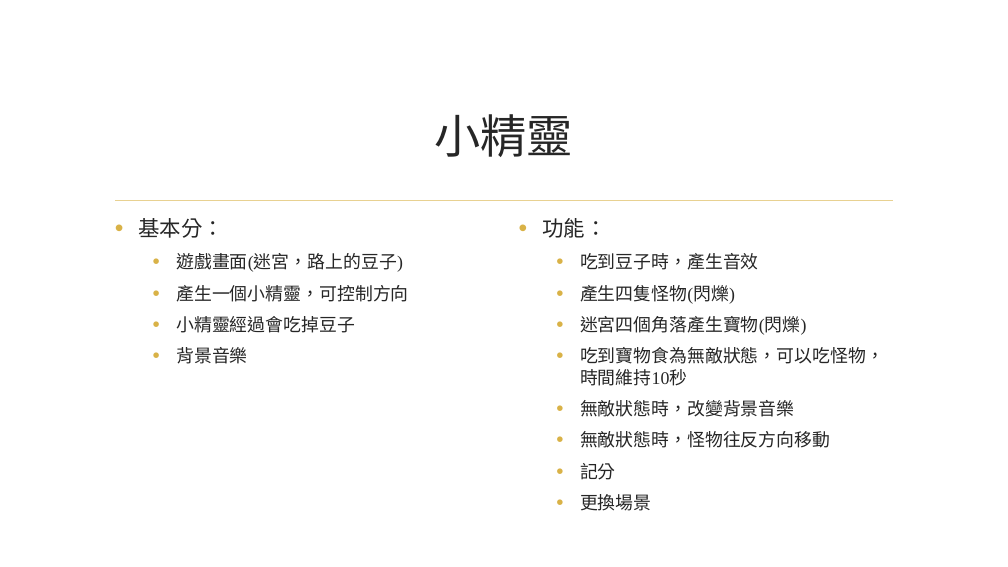
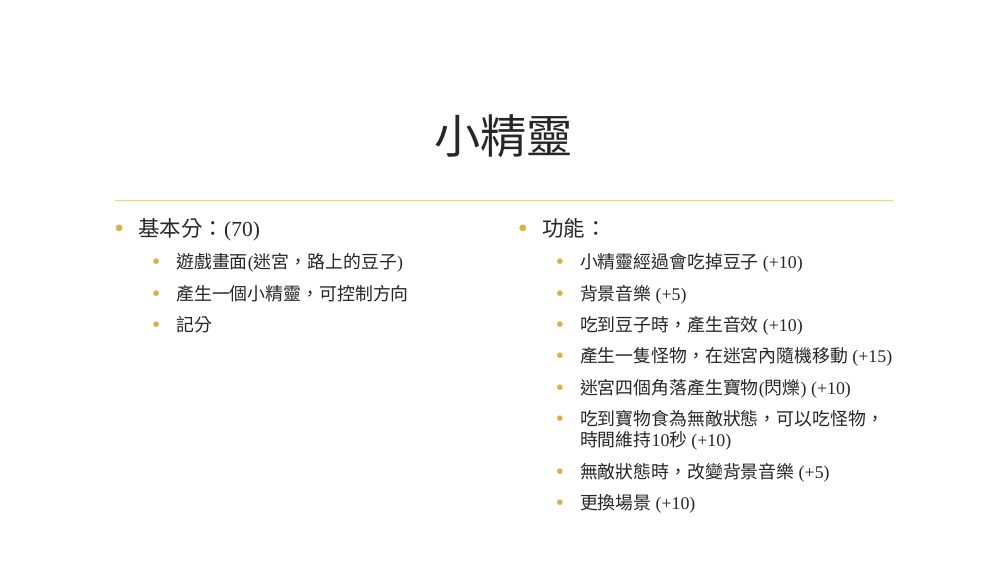
Before and after one commit to CGUSystemCourses/MicroProcessorsLab-2015, a slide deck: slide 5 of Labs/Final/Final-Project.pptx. Drawn at 1008x567 pixels with LibreOffice and Linux fonts; fonts in the diff are those of the drawing; background and template pictures are left out. Boxes give left, top, right and bottom in pixels: in the first picture for what was removed or moved away, otherwise in the second. Text is boxed around its words. In the diff, an @@ line names an element or a change of style, - is before the commit and + after.

```diff
--- a/Labs/Final/Final-Project.pptx
+++ b/Labs/Final/Final-Project.pptx
@@ text at <box>139,218,260,241</box>: text changed @@
-• 基本分：
+• 基本分：(70)
@@ text at <box>580,253,892,482</box>: text changed @@
-  • 吃到豆子時，產生音效
-  • 產生四隻怪物(閃爍)
-  • 迷宮四個角落產生寶物(閃爍)
-  • 吃到寶物食為無敵狀態，可以吃怪物，時間維持10秒
-  • 無敵狀態時，改變背景音樂
-  • 無敵狀態時，怪物往反方向移動
-  • 記分
-  • 更換場景
+  • 小精靈經過會吃掉豆子 (+10)
+  • 背景音樂 (+5)
+  • 吃到豆子時，產生音效 (+10)
+  • 產生一隻怪物，在迷宮內隨機移動 (+15)
+  • 迷宮四個角落產生寶物(閃爍) (+10)
+  • 吃到寶物食為無敵狀態，可以吃怪物，時間維持10秒 (+10)
+  • 無敵狀態時，改變背景音樂 (+5)
+  • 更換場景 (+10)
@@ text at <box>176,316,212,333</box>: text changed @@
-  • 小精靈經過會吃掉豆子
-  • 背景音樂
+  • 記分
```
Also in this commit, not shown: 2 other slides changed.
